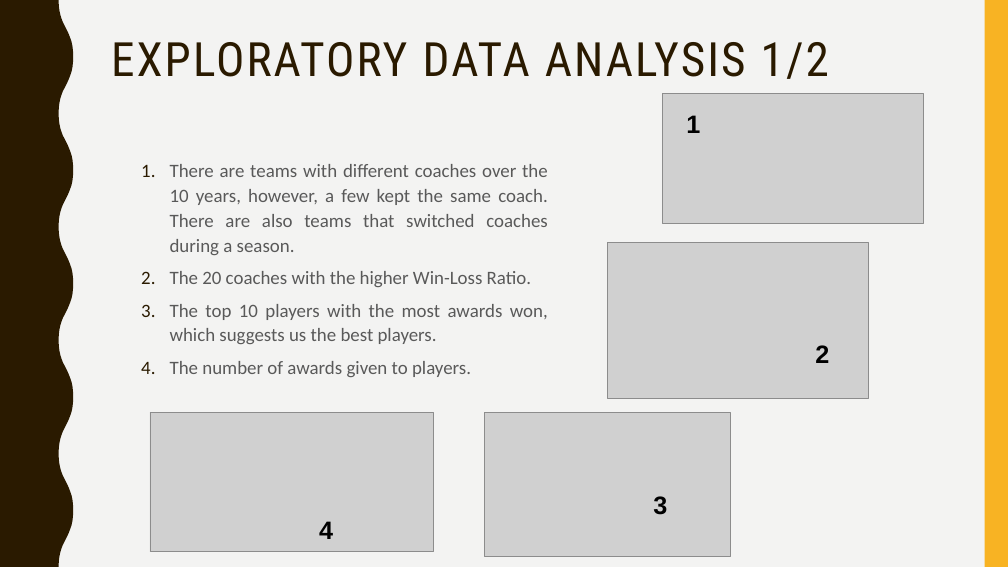
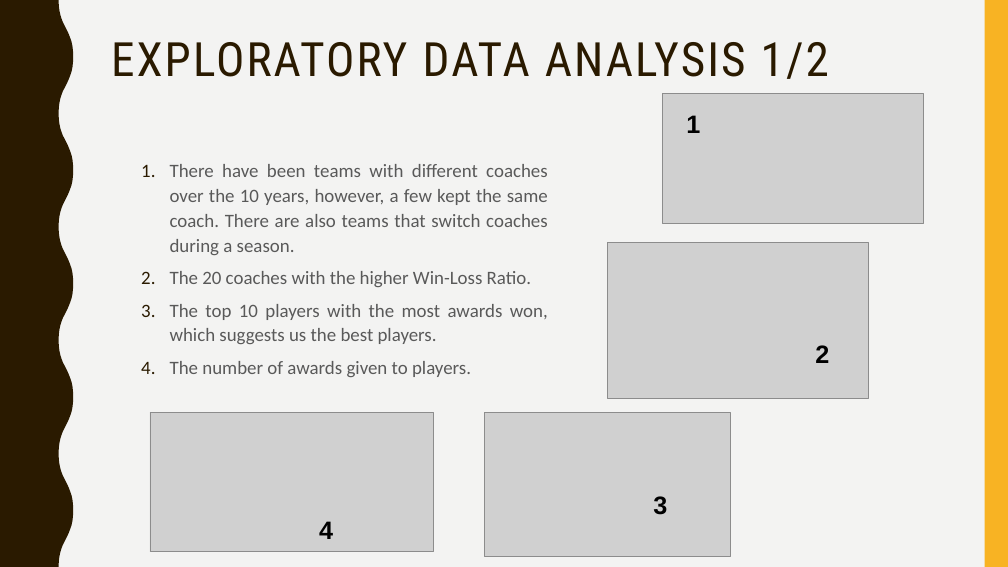
Before and after one commit to afs202005277/AC, a slide deck: slide 3 of ppt projeto.pptx. Drawn at 1008x567 pixels with LibreOffice and Linux fonts; fonts in the diff are those of the drawing; grey boxes stand for pictures. Boxes give left, top, right and bottom in pixels: in the first picture for what was removed or moved away, otherwise in the second. Text is boxed around its words. In the diff, an @@ line names an element or a change of style, - is before the commit and + after.

```diff
--- a/ppt projeto.pptx
+++ b/ppt projeto.pptx
@@ text at [170,164,548,255]: text changed @@
-1. There are teams with different coaches over the 10 years, however, a few kept the same coach. There are also teams that switched coaches during a season.
+1. There have been teams with different coaches over the 10 years, however, a few kept the same coach. There are also teams that switch coaches during a season.
```
Also in this commit, not shown: 17 other slides changed, 2 other files.
